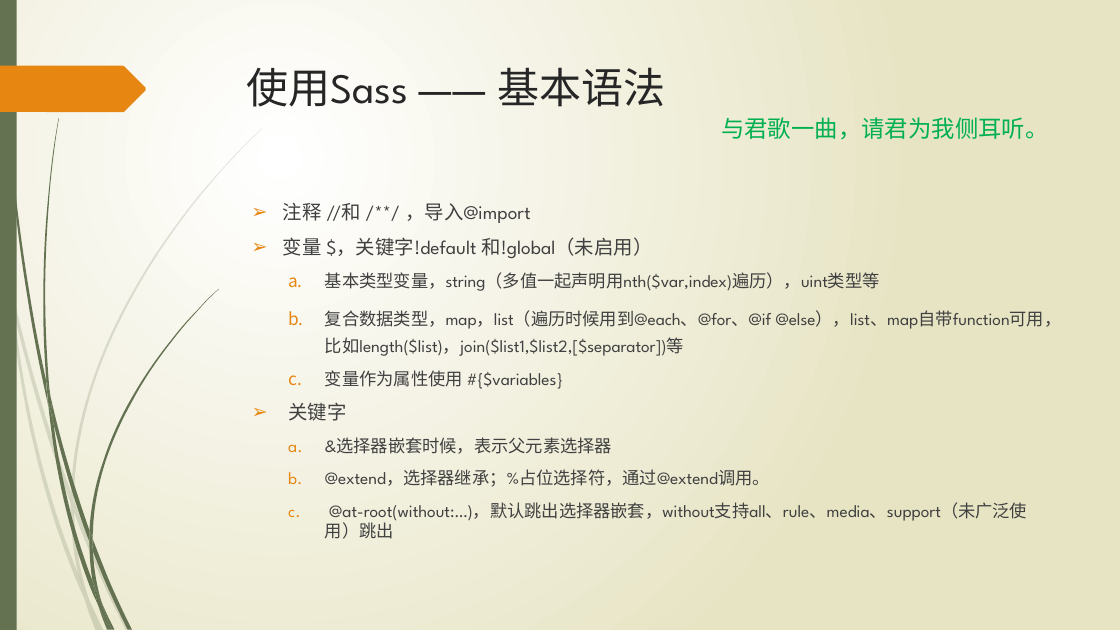
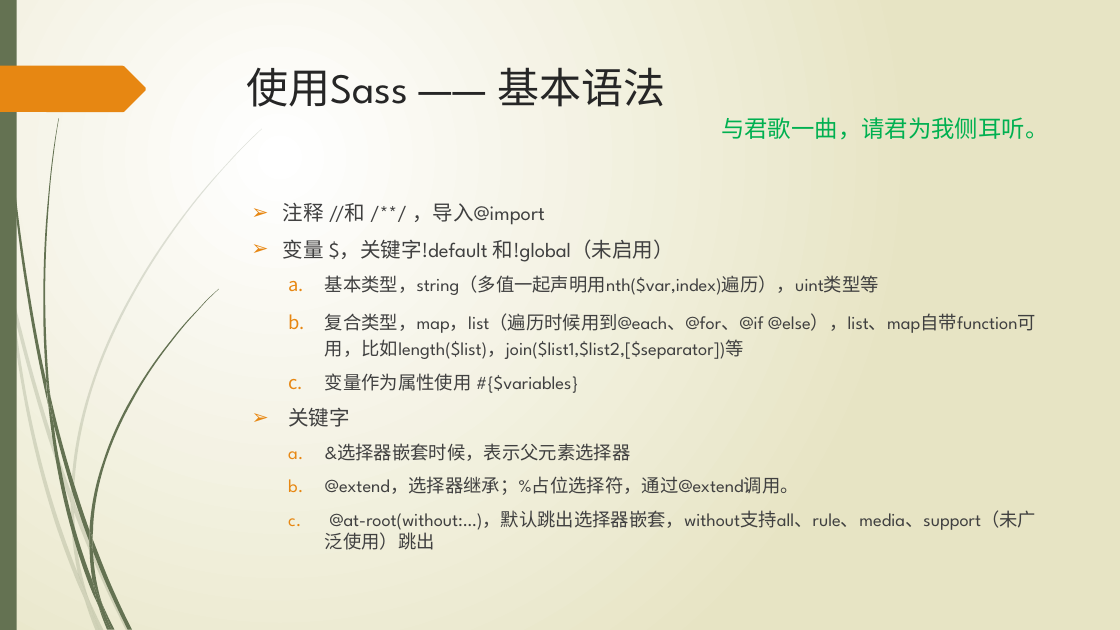
Before and after one commit to wangweihui/sassdemo, a slide deck: slide 7 of SASS愈行愈远.pptx. Drawn at 1120x630 pixels with LibreOffice and Linux fonts; fonts in the diff are those of the drawing. Boxes give left, top, right and bottom in pixels: in the first picture for what was removed or moved away, otherwise in the second. Text is boxed around its words. In the diff, an @@ line names an element or a change of style, - is before the commit and + after.

```diff
--- a/SASS愈行愈远.pptx
+++ b/SASS愈行愈远.pptx
@@ text at <box>283,203,1037,550</box>: size 16.6 to 17.6 pt in "注释 //和 /**/ ，导入@import", "变量 $，关键字!default 和!global（未启用）", "关键字"; size 14.8 to 15.7 pt in "变量作为属性使用 #{$variables}", "&选择器嵌套时候，表示父元素选择器", "@extend，选择器继承；%占位选择符，通过@extend调用。", "@at-root(without:…)，默认跳出选择器嵌套，without支持all、rule、media、suppor ..." @@
@@ text at <box>325,275,1036,359</box>: text changed; size 14.8 to 15.7 pt @@
-  a. 基本类型变量，string（多值一起声明用nth($var,index)遍历），uint类型等
-  b. 复合数据类型，map，list（遍历时候用到@each、@for、@if @else），list、map自带function可用，比如length($list)，join($list1,$list2,[$separator])等
+  a. 基本类型，string（多值一起声明用nth($var,index)遍历），uint类型等
+  b. 复合类型，map，list（遍历时候用到@each、@for、@if @else），list、map自带function可用，比如length($list)，join($list1,$list2,[$separator])等
```
Also in this commit, not shown: 3 other slides changed, 2 slides added, 1 other file.
